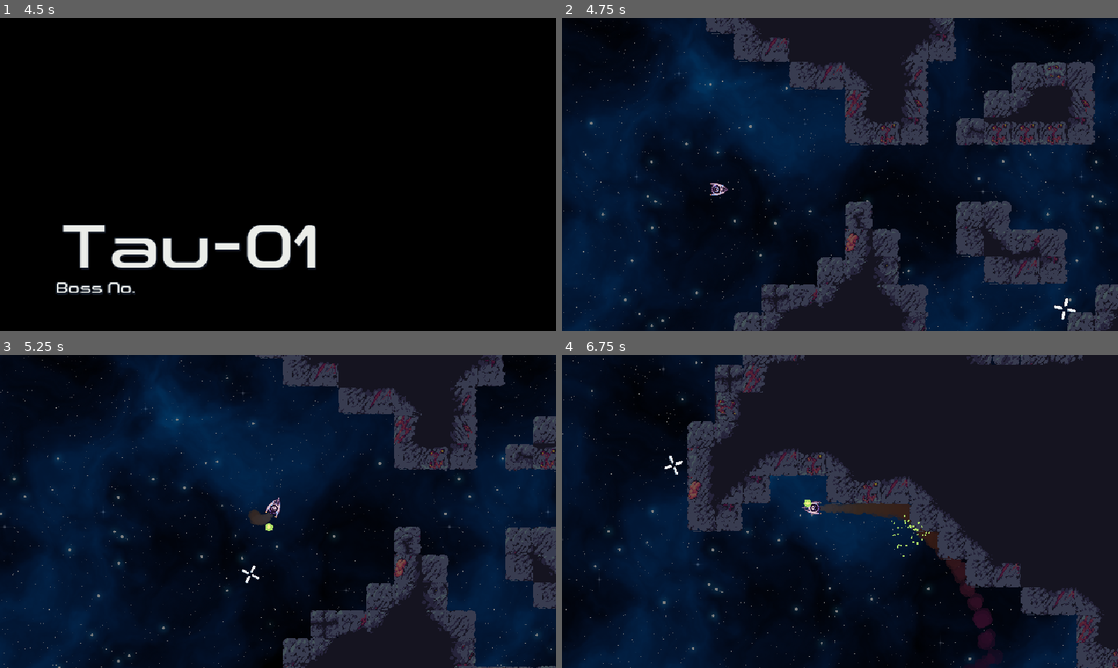
Above: before the commit, frames 1-4 (two rows, left to right).
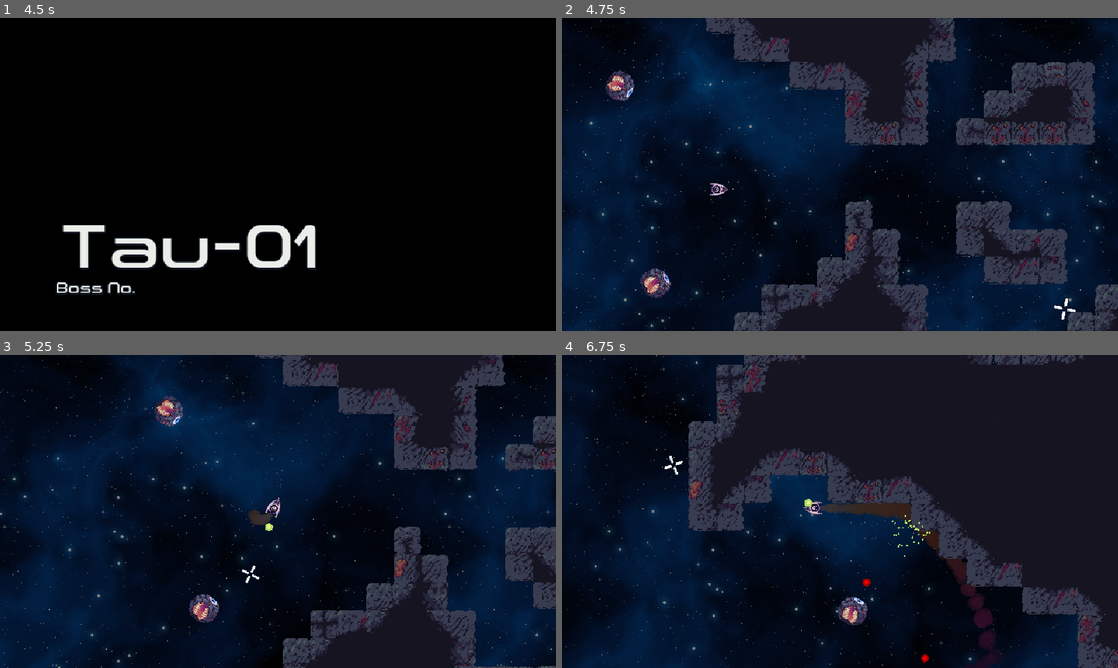
Above: after the commit, the same moments.

Repository: Yoshiip/boss-rush-jam-2024
Game: Godot game, scene res://levels/menu/menu.tscn
The game is run twice, just before and just after one commit, with the same random seed, the same clock (stepped at 60 frames per second) and the same inputs. Sound files missing from this copy of the repository are replaced by a short silence.
Inputs (mouse positions are in pixels of both pictures, inside the frame that each line leads up to):
- Up to frame 1 (4.5 s): tap Enter at 0.5, 1.25, 2 s; move the mouse to (400, 158) at 0.52 s; hold D (move_right) 0.53-1.28 s; tap Shift (dash) at 0.6, 1.35, 2.3 s; move the mouse to (166, 190) at 1.27 s; hold S (move_down) 1.28-2.03 s; move the mouse to (333, 105) at 2.02 s; press the mouse at (333, 105) at 2.03 s; hold D (move_right) 2.03-2.75 s; release the mouse at (333, 105) at 2.75 s; click "New Game" at 2.75 s; click "Skip" at 3.5 s; click "Continue" at 4.25 s
- Up to frame 2 (4.75 s): no input
- Up to frame 3 (5.25 s): move the mouse to (250, 574) at 5.02 s; hold W (move_up) from 5.03 s (still down); tap Space (weapon_toggle) at 5.1 s
- Up to frame 4 (6.75 s): tap Shift (dash) at 5.3, 5.85, 6.6 s; move the mouse to (1006, 558) at 5.77 s; release W (move_up) at 5.78 s; hold A (move_left) from 5.78 s (still down); move the mouse to (673, 464) at 6.52 s

Frame 1 is identical in both runs. In frame 2, 0.8% of the frame differs, in the area x 7-20%, y 16-90%; in frame 3, 0.7%; in frame 4, 3.6%, in the area x 0-100%, y 0-100%.

Commit message:
power up adjustsments

Diff:
--- a/assets/bullets/bullet/bullet.gd
+++ b/assets/bullets/bullet/bullet.gd
@@ -10,7 +10,7 @@
 
 var from_enemy := false
 var special_enemy_projectile := false
-var damage := 1
+var damage := 1.0
 
 var velocity := Vector2.ZERO
 var homing_direction := Vector2.ZERO
@@ -76,7 +76,11 @@
 		#bullets bounce off of obstacles a number of times. player bullets bounce fewer times
 	elif body.is_in_group("Enemy") && !from_enemy:
 		body.take_damage(damage)
-		destroy_bullet()
+		if max_pierces>0:
+			max_pierces-=1
+			max_deflects-=1
+		else:
+			destroy_bullet()
 	elif body.is_in_group("Obstacle"):
 
 		if !max_bounces>0:
@@ -85,7 +89,9 @@
 		if bounce_powerup_lvl> 0:
 			speed *= 1.2
 			scale = Vector2(scale.x * 1.2, scale.y * 1.2)
-			damage += 1
+			if !from_enemy:
+				damage += 1
+
 		if !from_enemy:
 			if max_splits > 0:
 				for i in range(max_splits):
@@ -115,7 +121,7 @@
 		var collision_normal := (body.global_position - global_position).normalized()
 		if !max_pierces > 0:
 			bounce_of_position(body.global_position)
-			max_pierces-=1
+
 		if max_infections > 0:
 
 			if max_deflects>0:
@@ -125,6 +131,7 @@
 			other_bullet.from_enemy = false
 			other_bullet.modulate = Color.WHITE
 			max_infections -=1
+			other_bullet.max_infections = max_infections
 		speed *= 0.8
 		other_bullet.speed*=2
 		other_bullet.velocity = other_bullet.velocity.bounce(-collision_normal)
@@ -132,13 +139,16 @@
 		if other_bullet.bounce_powerup_lvl:
 			other_bullet.speed*=1.1
 			other_bullet.scale = Vector2(scale.x*1.2,scale.y*1.2)
+
 	if body.is_in_group("Spikeball"):
 		print("!!!")
 		bounce_of_position(body.global_position)
 	elif body.is_in_group("Enemy") && !from_enemy:
 		body.take_damage(damage)
-		destroy_bullet()
-
+		if !max_pierces>0:
+			destroy_bullet()
+	if max_pierces>0:
+			max_pierces-=1
 const MIN_ANGLE = deg_to_rad(-45)
 const MAX_ANGLE = deg_to_rad(45)
 
@@ -160,7 +170,7 @@
 
 	bullet.bounce_powerup_lvl =  GameManager.get_damage_up_bounces()
 	bullet.max_bounces = GameManager.get_bounces()-1
-	bullet.max_splits = 0
+	bullet.max_splits =  0
 	bullet.scale = Vector2(scale.x * 1, scale.y * 1)
 
 	get_parent().add_child(bullet)
--- a/assets/game_manager.gd
+++ b/assets/game_manager.gd
@@ -53,7 +53,7 @@
 const BULLETS_SIZE := [0.75,1.0, 1.5,1.75, 2.0]
 const BULLETS_SPEED := [3.0,6.0,9.0,12.0, 15.0]
 
-func get_health() -> int:
+func get_health() -> float:
 	return 5 + GameManager.save_data.hull_health * 5
 
 func get_dash_timer() -> float:
--- a/assets/spaceship/spaceship.gd
+++ b/assets/spaceship/spaceship.gd
@@ -63,6 +63,12 @@
 		velocity = Vector2.RIGHT.rotated(rotation) * 1200
 		$DashParticles.emitting = true
 		dash_cooldown = max_dash_cooldown
+
+		get_tree().current_scene.enemy_impact_sfx(global_position)
+		$Sprite.material.set_shader_parameter("whitening", 3.0)
+		var tween := get_tree().create_tween()
+		tween.tween_property($Sprite.material, "shader_parameter/whitening", 0, 0.3)
+
 	$EngineParticles.emitting = axis.length() > 0.25
 	if axis.length() > 0.25 && !$Engine.playing:
 		if !thruster_on:
@@ -123,7 +129,7 @@
 	bullet.max_splits = GameManager.get_splits()
 	bullet.bounce_powerup_lvl =  GameManager.get_damage_up_bounces()
 	bullet.scale = Vector2.ONE * GameManager.get_bullet_size()
-	bullet.damage = GameManager.get_bullet_size()
+	bullet.damage = GameManager.get_bullet_size() * 1.25
 	add_sibling(bullet)
 	fire_timer = fire_rate
 
@@ -179,7 +185,7 @@
 	if invicibility_timer > 0.0:
 		return
 	invicibility_timer = INVICIBILITY_TIME
-	if dash_cooldown>max_dash_cooldown-0.3:
+	if dash_cooldown>max_dash_cooldown-0.4:
 		return
 	health -= amount
 	took_damage.emit()
--- a/boss_phase_info.gd
+++ b/boss_phase_info.gd
@@ -2,7 +2,7 @@
 class_name BossInfo
 
 @export var name := "Boss 1"
-@export var max_health := 100
+@export var max_health := 100.0
 @export var sprite: CompressedTexture2D
 @export var background: CompressedTexture2D
 
--- a/entities/Damaging Parts/spike_ball.gd
+++ b/entities/Damaging Parts/spike_ball.gd
@@ -1,6 +1,6 @@
 extends Area2D
 
-var damage := 2
+var damage := 1
 
 func _ready() -> void:
 	add_to_group(&"Enemy")
--- a/entities/area_enemy.gd
+++ b/entities/area_enemy.gd
@@ -1,7 +1,7 @@
 class_name AreaEnemy
 extends Area2D
 
-@export var max_health := 10
+@export var max_health := 10.0
 @onready var health := max_health
 
 
@@ -26,7 +26,7 @@
 	$CollisionShape.queue_free()
 	reparent(get_tree().current_scene)
 
-func take_damage(amount: int) -> void:
+func take_damage(amount: float) -> void:
 	health -= amount
 	camera.add_trauma(2)
 
--- a/entities/bomber/bomber.tscn
+++ b/entities/bomber/bomber.tscn
@@ -18,7 +18,6 @@
 
 [node name="Bomber" type="CharacterBody2D"]
 script = ExtResource("1_khg4o")
-max_health = 3
 dead_texture = ExtResource("1_hb1wa")
 
 [node name="Sprite" type="Sprite2D" parent="."]
--- a/entities/character_body_enemy.gd
+++ b/entities/character_body_enemy.gd
@@ -1,7 +1,7 @@
 class_name CharacterBodyEnemy
 extends CharacterBody2D
 
-@export var max_health := 10
+@export var max_health := 10.0
 @onready var health := max_health
 
 
@@ -15,7 +15,7 @@
 
 @export var dead_texture: CompressedTexture2D
 
-func take_damage(amount: int) -> void:
+func take_damage(amount: float) -> void:
 	health -= amount
 	camera.add_trauma(2)
 
--- a/entities/core/core.gd
+++ b/entities/core/core.gd
@@ -43,7 +43,7 @@
 		call_deferred("add_sibling", bullet)
 
 
-func take_damage(amount: int) -> void:
+func take_damage(amount: float) -> void:
 	health -= amount
 	_shoot_circle(1 + randi() % 6)
 	scale_bonus += amount * 0.01
--- a/entities/eyes/default/default_eye.tscn
+++ b/entities/eyes/default/default_eye.tscn
@@ -20,7 +20,6 @@
 [node name="DefaultEye" type="Area2D" groups=["enemy"]]
 script = ExtResource("1_gfg3s")
 max_shoot_timer = 3.0
-max_health = 7
 dead_texture = ExtResource("2_uden6")
 
 [node name="Sprite" type="Sprite2D" parent="."]
--- a/levels/fights/terrain intro/terrain_intro.tscn
+++ b/levels/fights/terrain intro/terrain_intro.tscn
@@ -1,10 +1,11 @@
-[gd_scene load_steps=8 format=4 uid="uid://c0w4rxhhyblam"]
+[gd_scene load_steps=9 format=4 uid="uid://c0w4rxhhyblam"]
 
 [ext_resource type="Script" path="res://levels/fights/terrain intro/terrain_intro.gd" id="1_gqsoa"]
 [ext_resource type="PackedScene" uid="uid://cw0njmjruvdmf" path="res://assets/spaceship/spaceship.tscn" id="2_a1kvg"]
 [ext_resource type="Resource" uid="uid://buoadylltd610" path="res://resources/bosses/tutorial_enemy_2.tres" id="2_afia8"]
 [ext_resource type="PackedScene" uid="uid://v04eq3pwsthx" path="res://assets/camera/default_camera.tscn" id="3_0s83p"]
 [ext_resource type="PackedScene" uid="uid://dxd1rajk1renk" path="res://assets/door/door.tscn" id="7_b6r3l"]
+[ext_resource type="PackedScene" uid="uid://cfbwxs86sb8p1" path="res://entities/eyes/default/default_eye.tscn" id="8_skbmq"]
 [ext_resource type="TileSet" uid="uid://cxnslw8n81qkk" path="res://assets/tiles/Basic_tile_set.tres" id="11_n2ax5"]
 [ext_resource type="PackedScene" uid="uid://brl7hqa4uojyj" path="res://entities/Damaging Parts/spike_ball.tscn" id="12_smwef"]
 
@@ -108,3 +109,13 @@
 
 [node name="5" type="Marker2D" parent="BossPositions"]
 position = Vector2(1257, -290)
+
+[node name="DefaultEye" parent="." instance=ExtResource("8_skbmq")]
+position = Vector2(-2613, 509)
+max_shoot_timer = 1.0
+max_health = 10.0
+
+[node name="DefaultEye2" parent="." instance=ExtResource("8_skbmq")]
+position = Vector2(-2694, 55)
+max_shoot_timer = 1.0
+max_health = 10.0
--- a/levels/fights/void/void_fight.tscn
+++ b/levels/fights/void/void_fight.tscn
@@ -63,32 +63,39 @@
 special_chance = 0.0
 accurracy = 0.17
 bullet_speed = 4
+max_health = 10.0
 
 [node name="DefaultEye3" parent="Planet" instance=ExtResource("8_me18f")]
 position = Vector2(665, -295)
 max_shoot_timer = 2.0
 special_chance = 0.0
 accurracy = 0.17
+max_health = 10.0
 
 [node name="LaserCannon" parent="Planet" instance=ExtResource("9_3ngdo")]
 position = Vector2(-1247, 36)
 rotation = -1.58979
+max_health = null
 
 [node name="LaserCannon2" parent="Planet" instance=ExtResource("9_3ngdo")]
 position = Vector2(53, 989)
 rotation = 1.07818
+max_health = null
 
 [node name="LaserCannon3" parent="Planet" instance=ExtResource("9_3ngdo")]
 position = Vector2(-710, -1395)
 rotation = 0.620307
+max_health = null
 
 [node name="LaserCannon4" parent="Planet" instance=ExtResource("9_3ngdo")]
 position = Vector2(555, -1007)
 rotation = 1.54994
+max_health = null
 
 [node name="LaserCannon5" parent="Planet" instance=ExtResource("9_3ngdo")]
 position = Vector2(1082, 525)
 rotation = -3.09805
+max_health = null
 
 [node name="BossPositions" type="Node2D" parent="."]
 
--- a/levels/upgrades/upgrades.tscn
+++ b/levels/upgrades/upgrades.tscn
@@ -200,14 +200,14 @@
 custom_minimum_size = Vector2(120, 80)
 layout_mode = 2
 title = "B. Damage"
-description = "Increase the power of the projectile when it bounces. Max number of times = level"
+description = "Increase damage of the projectile by 1 when it bounces. Max number of times = level"
 constraint = "bounce"
 
 [node name="split" parent="Canvas/Container/Boxes/Bottom/Left/Left/Container" instance=ExtResource("1_gvm2u")]
 custom_minimum_size = Vector2(120, 80)
 layout_mode = 2
 title = "B. Split"
-description = "Chance to spawn additional projectiles when it bounces."
+description = "Adds chance for bullets to spawn additional bullets  when they bounce. Additional projectiles have your bullets traits, but cannot split again"
 max_level = 4
 constraint = "bounce"
 
@@ -255,7 +255,7 @@
 custom_minimum_size = Vector2(120, 80)
 layout_mode = 2
 title = "Pierce"
-description = "Moves through enemy projectiles, while still triggering Deflect, and Infection. Max times = level"
+description = "Moves through enemies and enemy projectiles, while still triggering damage, Deflect, and Infection. Max times = level"
 constraint = "deflection"
 
 [node name="infection" parent="Canvas/Container/Boxes/Bottom/Right/Right/Container" groups=["Spaceship"] instance=ExtResource("1_gvm2u")]
Not shown, removed: builds/.gdignore
Not shown, added: builds.zip
